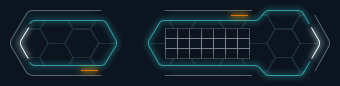
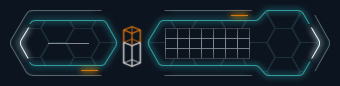
Layer changes from the first 340x86 image to the second:
added layer "icon" above "separator" over [121, 25, 143, 68]
renamed "Polygone 1 copie 10" to "separator", opacity 100% → 50%, moved it out of group "grid", painted on it over [39, 21, 89, 44]
removed layer "Polygone 1 copie 10" (4th of 4, in "grid") from group "grid" over [67, 21, 96, 30]
removed layer "Polygone 1 copie 9" (2nd of 4, in "grid") from group "grid" over [39, 43, 74, 65]
removed layer "Polygone 1 copie 8" (1st of 4, in "grid") from group "grid" over [241, 14, 276, 44]
removed layer "Polygone 1 copie 8" (4th of 4, in "grid") from group "grid" over [266, 11, 301, 30]
removed layer "Polygone 1 copie 7" (2nd of 8, in "grid") from group "grid" over [241, 43, 276, 73]
removed layer "Polygone 1 copie 7" (4th of 8, in "grid") from group "grid" over [266, 58, 301, 75]
removed layer "Polygone 1 copie 7" (5th of 8, in "grid") from group "grid" over [291, 43, 319, 73]
removed layer "Polygone 1 copie 7" (6th of 8, in "grid") from group "grid" over [291, 14, 319, 44]
removed layer "Polygone 1 copie 7" (7th of 8, in "grid") from group "grid" over [266, 28, 301, 57]
removed layer "Polygone 1 copie 5" (2nd of 4, in "grid") from group "grid" over [140, 43, 175, 65]
removed layer "Polygone 1 copie 35" from group "grid" over [26, 28, 49, 58]
removed layer "Polygone 1 copie 6" (2nd of 4, in "grid") from group "grid" over [190, 21, 225, 28]
removed layer "Polygone 1 copie 4" (1st of 4, in "grid") from group "grid" over [140, 21, 175, 44]
removed layer "Polygone 1 copie 3" from group "grid" over [90, 43, 125, 66]
removed layer "Polygone 1 copie 2" from group "grid" over [90, 21, 125, 44]
removed layer "Polygone 1 copie" from group "grid" over [64, 28, 99, 58]
removed layer "Polygone 1" from group "grid" over [115, 28, 150, 58]
removed group "grid" (83 layers) over [26, 11, 319, 75]
added layer "grid" above "glow" over [26, 11, 319, 75]
…and 15 more changes (15 removed)
